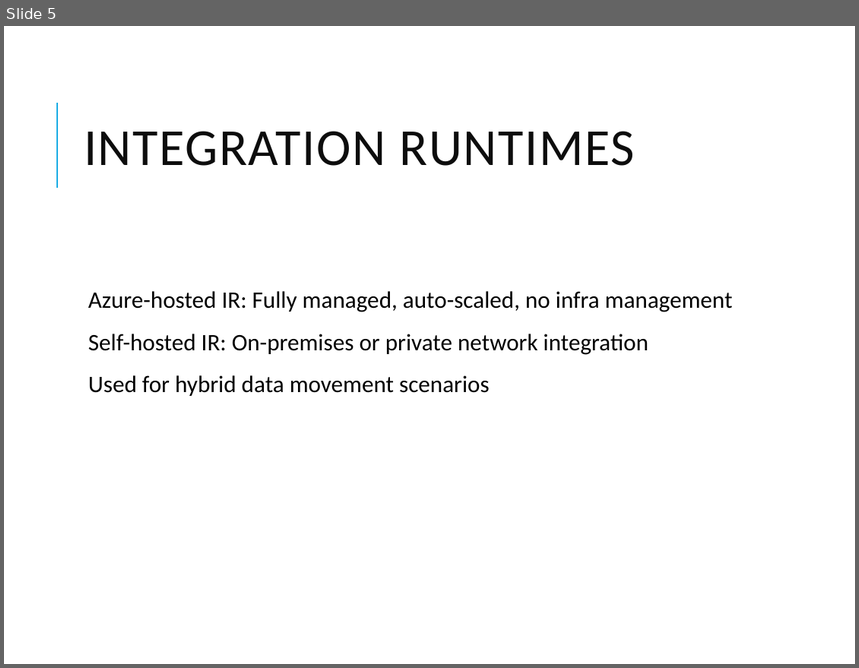
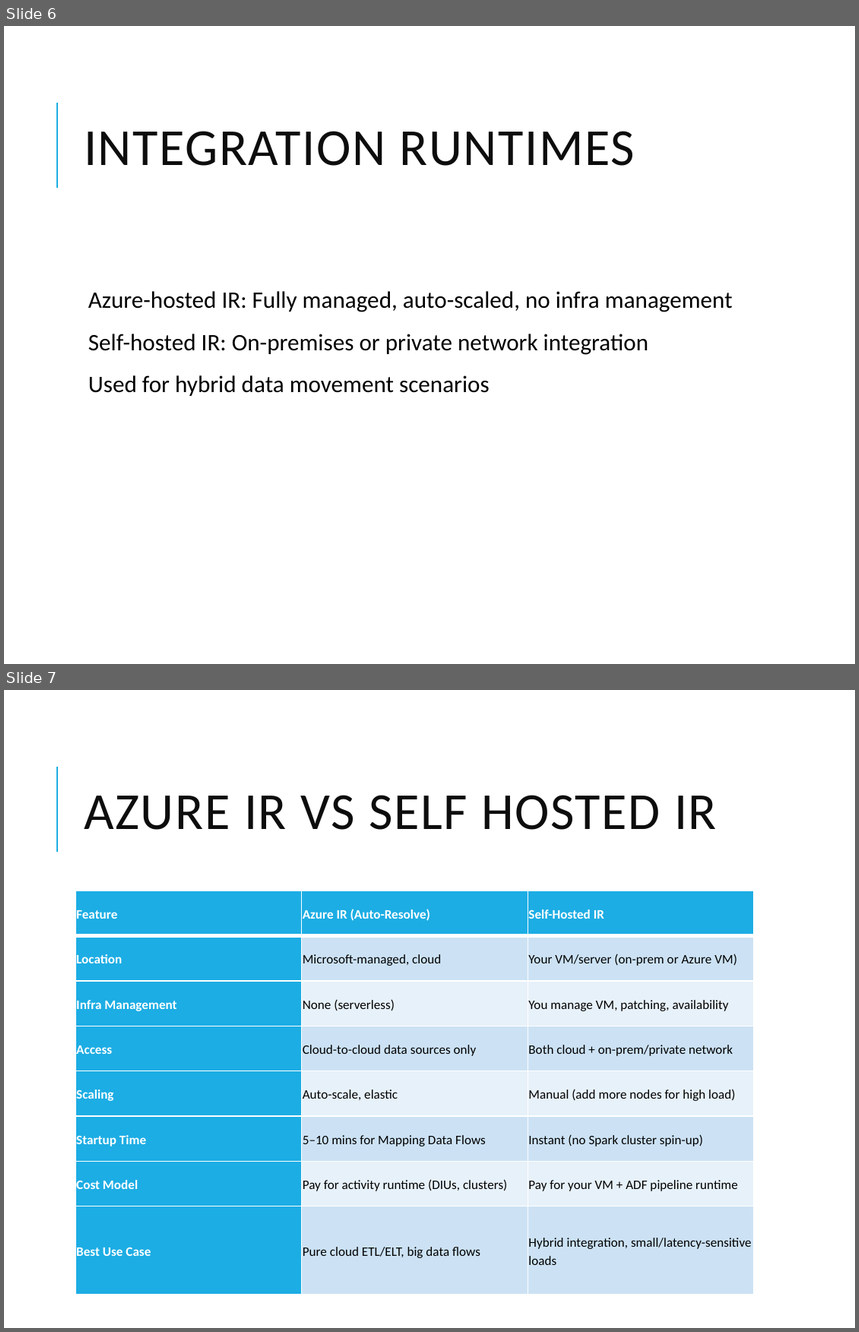
Before and after one commit to vivek1570/DE-Content-WithSnowflakes, a slide deck: Week-1/Day-3/Azure_Data_Factory_Overview.pptx. Shown one above the other, each under a label of ours: slide 5 before the commit, slides 6 and 7 after it. The pictures are 859x668 and 859x1332 pixels, drawn with LibreOffice and Linux fonts; fonts in the diff are those of the drawing. Boxes give left, top, right and bottom in pixels: in the first picture for what was removed or moved away, otherwise in the second. Text is boxed around its words. In the diff, an @@ line names an element or a change of style, - is before the commit and + after.

```diff
--- a/Week-1/Day-3/Azure_Data_Factory_Overview.pptx
+++ b/Week-1/Day-3/Azure_Data_Factory_Overview.pptx
@@ slide 7 added at bbox=[4, 690, 855, 1328], background #FFFFFF; not listed: 1 template element that a slide beside it also shows @@
@@ title added at bbox=[84, 795, 717, 830], 44 pt, text #0D0D0D @@
+AZURE IR VS SELF HOSTED IR
@@ table added at bbox=[75, 891, 755, 1295], 8 rows, 3 columns @@
+Feature | Azure IR (Auto-Resolve) | Self-Hosted IR
+Location | Microsoft-managed, cloud | Your VM/server (on-prem or Azure VM)
+Infra Management | None (serverless) | You manage VM, patching, availability
+Access | Cloud-to-cloud data sources only | Both cloud + on-prem/private network
+Scaling | Auto-scale, elastic | Manual (add more nodes for high load)
+Startup Time | 5–10 mins for Mapping Data Flows | Instant (no Spark cluster spin-up)
+Cost Model | Pay for activity runtime (DIUs, clusters) | Pay for your VM + ADF pipeline runtime
+Best Use Case | Pure cloud ETL/ELT, big data flows | Hybrid integration, small/latency-sensitive loads
@@ what was slide 5 is now slide 6 @@
```
Also in this commit, not shown: 1 slide changed, 1 other slide added, 6 other files.
